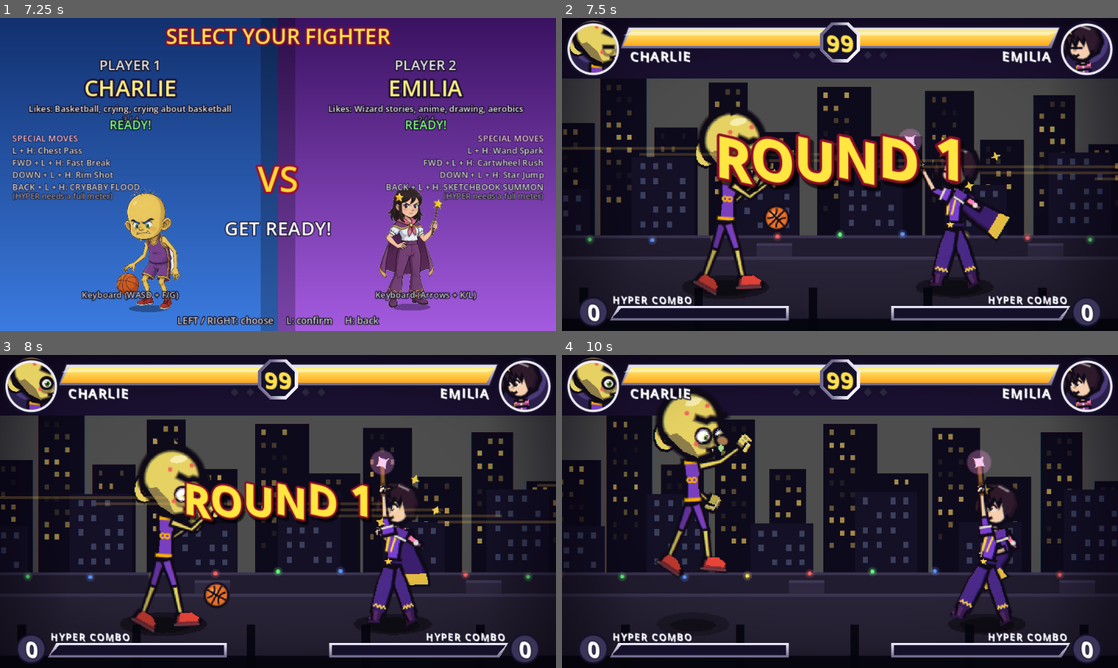
Above: before the commit, frames 1-4 (two rows, left to right).
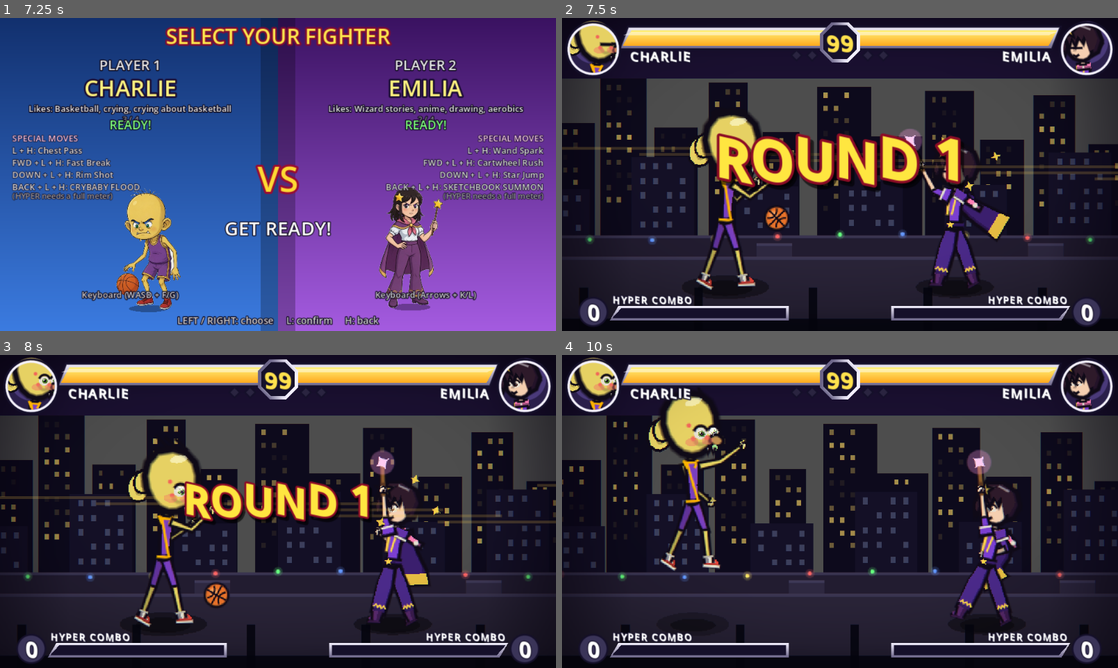
Above: after the commit, the same moments.

Repository: timoteoponce/fighting-game
Game: Godot game, scene res://scenes/main.tscn
Same seed, same stepped clock (60 frames per second), same inputs: the game is played once before the commit and once after it.
Inputs:
- Up to frame 1 (7.25 s): tap Enter at 0.5, 4.35 s; hold W 0.53-2.03 s; tap F at 0.6, 6.6 s; tap G at 1.35 s; hold A 2.03-3.53 s; tap 1 at 2.1 s; tap K at 2.85 s; hold S 3.53-4.28 s; tap L at 3.6 s; hold D 4.28-5.03 s; hold W 5.03-5.78 s; tap Backspace at 5.1 s; hold D from 5.78 s (still down); tap R at 5.85 s
- Up to frame 2 (7.5 s): keep holding D; tap G at 7.35 s
- Up to frame 3 (8 s): keep holding D
- Up to frame 4 (10 s): release D at 8.03 s; hold S 8.03-8.78 s; tap 1 at 8.1 s; hold A 8.78-9.53 s; tap K at 8.85 s; hold W from 9.53 s (still down); tap L at 9.6 s

Frame 1 is identical in both runs. In frame 2, 1.9% of the frame differs, in the area x 1-39%, y 2-89%; in frame 3, 2.3%; in frame 4, 2.8%, in the area x 1-35%, y 2-71%.

Commit message:
Charlie matches his portrait: a real egg, white socks, red sneakers
The in-match Charlie shared the circle head and the wide wedge torso, and he
had no draw_over_legs at all, so the portrait's white ankle socks were simply
missing. Art now held to the painting, feature by feature.

- A true bald egg: a wide round cranium narrowing to a small low chin with no
  jaw, widest just above the eyes. At head_scale 1.9 the difference between that
  and the shared circle is the whole silhouette.
- A narrow torso with a tank top, because a vest on a beanpole should not be
  the shared wide wedge. Gold trim at the neck, both armholes, and a side
  stripe; the ring "00" is gone, the painting has no number on it.
- White ankle socks over the shin, which did not exist before, and red
  sneakers with a white sole slab and laces via the new draw_shoe hook.
- Two snaggletooth instead of one, cheek blush, and the pimples moved off the
  bald dome onto the cheeks and brow where the painting has them.

His ears had to move further out than the old coordinates suggested. They sat
at x -6.5 and -5.0 for the shared circle head, and on a head this wide the
second one reached x -4.3, which is on the cheek in front of the eye. Both now
straddle the silhouette.

Three uses of FighterRenderer.shade() on his skin became warm_shade(): it
lerps toward a purple, and against sallow yellow that reads as olive.

His snaggletooth was fff8cc at luminance 0.961, so it bloomed and lost its ink
edge. It moves to the "white" key. The dome shine keeps pure white — it is a
specular highlight and should sparkle.

The face moves into his file with the shared eye_style vocabulary, so he blinks
and gets X eyes instead of glaring forever, but the heavy black unibrow stays
through every expression because the scowl is the whole character. The mouth
gained dizzy and smug variants.

He alternates limbs on a connected string, and his celebration is that he wins
and immediately starts bawling with both hands up: "Don't cry, it's just a game!"

Diff:
--- a/characters/charlie.gd
+++ b/characters/charlie.gd
@@ -10,7 +10,7 @@
 	id = "charlie"
 	display = "CHARLIE"
 	likes = "Basketball, crying, crying about basketball"
-	win_quote = "I won! ...WAAAAH! These are happy tears!"
+	win_quote = "Don't cry, it's just a game!"
 	gag_items = ["ball", "tissue", "tooth"]
 	taunt_lines = ["NYEH NYEH!", "SWISH!", "CRY ABOUT IT!"]
 	hurt_lines = ["WAAAH!", "MOMMY!", "SNIFF..."]
@@ -22,11 +22,15 @@
 		"sleeve": Color("e6d163"), "forearm": Color("e6d163"), "hands": Color("e6d163"),
 		"pants": Color("7a3fbf"), "legs": Color("e6d163"), "shoes": Color("e8453a"),
 		"eyes": Color("4f7a2a"), "accent": Color("ffb400"), "trim": Color("ffb400"),
+		# "white" is a warm off-white, not Color.WHITE: the post-FX shader blooms
+		# anything above luminance 0.90, and his snaggletooth was fff8cc at 0.961,
+		# so one tooth glowed and lost its ink edge.
+		"white": Color("e6e0d2"),
 	}
 	alt_colors = colors.duplicate()
 	alt_colors.merge({
 		"shirt": Color("2f9e57"), "pants": Color("2f9e57"), "accent": Color("f4f4f4"),
-		"trim": Color("f4f4f4"), "shoes": Color("2a2a2a"),
+		"trim": Color("f4f4f4"), "shoes": Color("2a2a2a"), "white": Color("dcd6c6"),
 	}, true)
 	# The heavyweight trade: slowest walk and lowest jump on the roster, but the
 	# biggest hitboxes and the hardest single hits.
@@ -37,7 +41,7 @@
 	voice_pitch = 290.0  # whiny
 	head_scale = 1.9  # enormous, egg-shaped, bald
 	build = 0.62  # noodle limbs
-	win_prop = "tears"
+	win_prop = "tears_win"
 	intro_prop = "ball"
 	specials_text = [
 		["L + H", "Chest Pass"],
@@ -47,8 +51,10 @@
 	]
 	poses = {
 		"intro": {"arm_f": 70, "elb_f": 60, "arm_b": 30, "elb_b": 90, "lean": 4, "head": 6},
-		"win": {"arm_f": 165, "elb_f": 20, "arm_b": 165, "elb_b": 20, "head": -18, "lean": -5,
-			"leg_f": 30, "leg_b": -30},
+		# Both hands up over his head, bawling. He cries whether he wins or
+		# loses, and the win pose finally admits it.
+		"win": {"arm_f": 168, "elb_f": 18, "arm_b": 172, "elb_b": 14, "head": -20, "lean": -6,
+			"leg_f": 26, "knee_f": 14, "leg_b": -24, "knee_b": 16},
 	}
 	moves = {
 		# Slower than everyone else's light, but those noodle arms reach.
@@ -162,6 +168,43 @@
 	scale_moves()
 
 
+## Connected chain: an odd hit is the authored front limb, an even hit is the
+## other one, so a light-light string reads as a one-two. Specials are left
+## alone: his slam dunk and tantrum already pose both arms.
+func adjust_attack_pose(f: Fighter, m: MoveData, p: Dictionary) -> Dictionary:
+	if m.level > 1 or f.chain % 2 == 1:
+		return p
+	return cross_limbs(p)
+
+
+## A true bald egg, nose to the right: a wide round cranium narrowing to a small
+## low chin, with no jaw at all. The shared circle plus a chin blob passes for a
+## dome but he does have a skull, and at head_scale 1.9 the difference is the
+## whole silhouette. Wide at the top, widest just above the eyes.
+func head_outline() -> PackedVector2Array:
+	return PackedVector2Array([
+		Vector2(-1.0, -13.4), Vector2(4.0, -12.6), Vector2(7.6, -9.6), Vector2(9.4, -5.2),
+		Vector2(9.8, -0.6), Vector2(8.8, 3.8), Vector2(6.6, 6.8), Vector2(3.6, 8.8),
+		Vector2(0.4, 9.4), Vector2(-3.0, 8.4), Vector2(-6.0, 6.0), Vector2(-8.4, 2.2),
+		Vector2(-9.8, -2.4), Vector2(-9.4, -7.2), Vector2(-6.6, -11.6),
+	])
+
+
+## A tank top, so this is *narrower* than the shared wedge, with the shoulder
+## cut in where the straps sit. He is a beanpole, and the wide shared torso was
+## fighting the joke.
+func torso_outline(_r: FighterRenderer, s: Dictionary) -> PackedVector2Array:
+	var up: Vector2 = s["up"]
+	var perp: Vector2 = s["perp"]
+	var hip: Vector2 = s["hip"]
+	var b := build
+	var pts := PackedVector2Array()
+	for f in [[0.0, 4.6], [0.36, 5.0], [0.70, 6.2], [0.90, 6.6], [1.0, 4.6],
+			[1.0, -5.0], [0.88, -6.4], [0.54, -5.2], [0.0, -4.2]]:
+		pts.append(hip + up * FighterRenderer.TORSO * float(f[0]) + perp * float(f[1]) * b)
+	return pts
+
+
 func update_chains(r: FighterRenderer, s: Dictionary) -> void:
 	# Three sad wiry hairs on top of the dome, flopping about.
 	for i in 3:
@@ -174,53 +217,254 @@
 	var hip: Vector2 = s["hip"]
 	var top: Vector2 = hip + up * FighterRenderer.TORSO
 	var trim: Color = r.colors["trim"]
-	# Tank-top trim round the neck and a jersey stripe at the hem.
-	r.draw_line(top + perp * 4.0 - up * 1.5, top - perp * 4.0 - up * 1.5, trim, 2.0, true)
-	r.draw_line(hip + perp * 5.0 + up * 3.0, hip - perp * 5.0 + up * 3.0, trim, 2.0, true)
-	# Jersey number 00, drawn as two rings so it survives the pixel buffer.
-	var mid := hip + up * (FighterRenderer.TORSO * 0.55)
-	for k in [-1.6, 1.6]:
-		r.draw_arc(mid + perp * k, 1.6, 0.0, TAU, 10, trim, 1.0, true)
+	# Tank-top trim: round the neck, and round both armholes the way the
+	# portrait has it. The old version trimmed the neck and put a stripe at the
+	# hem and two ring "00"s, none of which the painting has.
+	r.draw_line(top + perp * 3.4 - up * 1.4, top - perp * 3.4 - up * 1.4, trim, 2.0, true)
+	# Shoulder straps, the giveaway that it is a vest and not a tee.
+	for side in [4.6, -5.0]:
+		r.draw_line(top + perp * side - up * 0.4, top + perp * (side * 0.55) - up * 5.0, trim, 1.6, true)
+	# Gold side stripe down the jersey.
+	r.draw_line(hip + perp * 3.6 + up * 2.0, top - perp * 3.0 - up * 1.0, trim, 1.5, true)
+	# Hem trim.
+	r.draw_line(hip + perp * 4.6 + up * 2.0, hip - perp * 4.2 + up * 2.0, trim, 1.6, true)
+
+
+## The white ankle socks above his red sneakers, which did not exist at all
+## before: he had no draw_over_legs override, so the portrait's socks were
+## simply missing. A band of sock over the shin, then the sneaker below it.
+func draw_over_legs(r: FighterRenderer, s: Dictionary) -> void:
+	var sock: Color = r.colors["white"]
+	for leg in [["knee_f", "foot_f", 1.0], ["knee_b", "foot_b", 0.84]]:
+		var knee: Vector2 = s[leg[0]]
+		var foot: Vector2 = s[leg[1]]
+		var d: Vector2 = foot - knee
+		if d.length() < 1.0:
+			continue
+		var depth: float = float(leg[2])
+		var u := d.normalized()
+		var n := Vector2(-u.y, u.x)
+		# A short ankle sock, not a knee-high: the painting's white stops just
+		# above the sneaker.
+		var top: Vector2 = foot - u * 5.0
+		r.limb(top, foot - u * 1.0, 6.4 * depth, 6.0 * depth, sock)
+		r.draw_line(top - n * (3.2 * depth), top + n * (3.2 * depth), sock.darkened(0.18), 1.1, true)
+
+
+## A red sneaker with a white sole and laces. The shared slipper is not a shoe
+## the portrait would recognise.
+func draw_shoe(r: FighterRenderer, foot: Vector2, fwd: Vector2, col: Color) -> void:
+	if fwd.length_squared() < 0.001:
+		fwd = Vector2.RIGHT
+	fwd = fwd.normalized()
+	var up := Vector2(fwd.y, -fwd.x)
+	# Chunky upper, wider than the shared slipper.
+	r.shaded_poly(PackedVector2Array([
+		foot - fwd * 3.4 + up * 2.4, foot + fwd * 0.4 + up * 3.0, foot + fwd * 4.6 + up * 2.4,
+		foot + fwd * 7.0 - up * 0.4, foot + fwd * 6.6 - up * 1.8, foot - fwd * 3.6 - up * 1.8,
+	]), col, 1.1, 0.82)
+	# White sole slab, which is what makes it a sneaker.
+	r.draw_line(foot - fwd * 3.4 - up * 1.2, foot + fwd * 7.0 - up * 1.2, r.colors["white"], 1.8, true)
+	r.draw_line(foot - fwd * 3.4 - up * 0.2, foot + fwd * 6.8 - up * 0.2, col.darkened(0.24), 0.8, true)
+	# Laces.
+	for li in 3:
+		var lp := foot + fwd * (0.6 + float(li) * 1.5) + up * 1.6
+		r.draw_line(lp - fwd * 0.4, lp + fwd * 0.4, r.colors["white"], 0.7, true)
 
 
 func draw_hair_back(r: FighterRenderer) -> void:
-	# Jug-handle ears, one bigger than the other.
-	for e in [[Vector2(-6.5, 1.5), 4.2], [Vector2(-5.0, 0.5), 3.2]]:
+	# Jug-handle ears, one bigger than the other, on the back edge of the new egg.
+	# These sat on the shared circle at x -6.5 and -5.0, which on a head this wide
+	# put the second one on the cheek in front of the eye; they moved out to -9.4
+	# and -8.2 so both straddle the silhouette instead.
+	for e: Array in [[Vector2(-9.4, 1.6), 4.0], [Vector2(-8.2, -0.4), 3.0]]:
 		var c: Vector2 = e[0]
 		var rr: float = e[1]
-		r.draw_colored_polygon(FighterRenderer.ellipse_pts(c + Vector2(-2.0, 0), rr + 0.9, rr * 1.3 + 0.9, 0.2, 14), FighterRenderer.OUT)
-		r.draw_colored_polygon(FighterRenderer.ellipse_pts(c + Vector2(-2.0, 0), rr, rr * 1.3, 0.2, 14), r.colors["skin"])
-		r.draw_colored_polygon(FighterRenderer.ellipse_pts(c + Vector2(-1.6, 0.3), rr * 0.5, rr * 0.8, 0.2, 10), FighterRenderer.shade(r.colors["skin"]))
+		r.draw_colored_polygon(FighterRenderer.ellipse_pts(c + Vector2(-1.6, 0), rr + 0.9, rr * 1.3 + 0.9, 0.2, 14), FighterRenderer.OUT)
+		r.draw_colored_polygon(FighterRenderer.ellipse_pts(c + Vector2(-1.6, 0), rr, rr * 1.3, 0.2, 14), r.colors["skin"])
+		r.draw_colored_polygon(FighterRenderer.ellipse_pts(c + Vector2(-1.2, 0.3), rr * 0.5, rr * 0.8, 0.2, 10), warm_shade(r.colors["skin"], 0.18))
+
+
+## Eye centres in head space, nose to the right, low on the big egg.
+func eye_spots() -> Array:
+	return [Vector2(3.8, 1.4), Vector2(8.4, 1.0)]
 
 
 func draw_face(r: FighterRenderer) -> void:
 	var skin: Color = r.colors["skin"]
 	var ink := FighterRenderer.OUT
-	# Eye bags first, so the eyes sit in them. The brow itself is drawn with the eyes.
-	for spot in r.eye_spots():
-		var e: Vector2 = spot
-		r.draw_arc(e + Vector2(0, 1.6), 2.4, 0.15, PI - 0.15, 8, FighterRenderer.shade(skin), 1.25, true)
-	r.face(r.colors["eyes"])
-	# A big lumpy nose, drooping over the mouth.
-	var nose := FighterRenderer.ellipse_pts(Vector2(11.6, 4.2), 2.6, 2.1, 0.3, 12)
-	r.draw_colored_polygon(nose, FighterRenderer.shade(skin).lerp(Color(0.9, 0.45, 0.35), 0.3))
+	# Eye bags first, so the eyes sit in them.
+	for spot: Vector2 in eye_spots():
+		r.draw_arc(spot + Vector2(0, 1.6), 2.4, 0.15, PI - 0.15, 8, warm_shade(skin, 0.16), 1.25, true)
+	_eyes(r)
+	# A big lumpy nose, drooping over the mouth, with the old shade() swapped for
+	# the warm one — purple toward his sallow yellow read as olive.
+	var nose := FighterRenderer.ellipse_pts(Vector2(9.4, 4.0), 2.5, 2.0, 0.3, 12)
+	r.draw_colored_polygon(nose, warm_shade(skin, 0.2).lerp(Color(0.9, 0.45, 0.35), 0.3))
 	r.draw_polyline(Stage._closed(nose), ink, 1.0, true)
 	# The sniffle: a drip that swells and drops, over and over.
 	var drip := fmod(r.t * 0.04, 1.0)
-	r.draw_colored_polygon(FighterRenderer.ellipse_pts(Vector2(11.0, 6.5 + drip * 2.0), 0.9, 1.0 + drip * 1.2), Color(0.7, 0.95, 0.6, 0.9))
-	# Snaggletooth poking out over the lip.
-	r.draw_colored_polygon(PackedVector2Array([Vector2(7.2, 7.0), Vector2(8.6, 7.0), Vector2(8.2, 9.2)]), Color(1, 0.97, 0.8))
-	r.draw_polyline(PackedVector2Array([Vector2(7.2, 7.0), Vector2(8.2, 9.2), Vector2(8.6, 7.0)]), ink, 0.7, true)
-	# Pimples.
-	for pp in [Vector2(2.0, 5.2), Vector2(-1.0, -6.0), Vector2(6.5, -8.5)]:
+	r.draw_colored_polygon(FighterRenderer.ellipse_pts(Vector2(8.8, 6.2 + drip * 2.0), 0.9, 1.0 + drip * 1.2), Color(0.7, 0.95, 0.6, 0.9))
+	_tooth(r)
+	# Pimples on the cheeks and brow, not scattered over the bald dome where the
+	# old coordinates used to put them.
+	for pp: Vector2 in [Vector2(1.0, 3.2), Vector2(-0.4, -1.6), Vector2(6.0, 3.0)]:
 		r.draw_circle(pp, 0.8, Color(0.95, 0.4, 0.35), true, -1.0, true)
+	# Cheek blush, which the portrait has and he did not.
+	var blush := Color(0.95, 0.45, 0.4, 0.45)
+	r.draw_colored_polygon(FighterRenderer.ellipse_pts(Vector2(0.6, 4.4), 2.4, 1.5), blush)
+	r.draw_colored_polygon(FighterRenderer.ellipse_pts(Vector2(6.2, 4.0), 2.2, 1.4), blush)
 	# He likes crying. When it goes badly, the taps open.
 	if r.expr in ["hurt", "ko", "shock", "dizzy"] or r.prop == "tears":
-		for spot in r.eye_spots():
-			var e: Vector2 = spot
-			var k := fmod(r.t * 0.12 + e.x, 1.0)
-			r.draw_line(e, e + Vector2(-0.6, 6.0), Color(0.55, 0.8, 1.0, 0.85), 1.4, true)
-			r.draw_colored_polygon(FighterRenderer.ellipse_pts(e + Vector2(-0.6, 3.0 + k * 5.0), 0.9, 1.3), Color(0.6, 0.85, 1.0))
+		for spot: Vector2 in eye_spots():
+			var k := fmod(r.t * 0.12 + spot.x, 1.0)
+			r.draw_line(spot, spot + Vector2(-0.6, 6.0), Color(0.55, 0.8, 1.0, 0.85), 1.4, true)
+			r.draw_colored_polygon(FighterRenderer.ellipse_pts(spot + Vector2(-0.6, 3.0 + k * 5.0), 0.9, 1.3), Color(0.6, 0.85, 1.0))
+
+
+## Two snaggletooth pointing up over the lower lip, the way the portrait has
+## them. He had one before, which is a detail the painting never agreed to.
+func _tooth(r: FighterRenderer) -> void:
+	var ink := FighterRenderer.OUT
+	var tooth: Color = r.colors["white"]
+	if r.expr == "ko" or r.expr == "dizzy":
+		return
+	for tx: float in [5.6, 7.6]:
+		r.draw_colored_polygon(PackedVector2Array([
+			Vector2(tx, 6.8), Vector2(tx + 1.3, 6.8), Vector2(tx + 0.65, 8.7),
+		]), tooth)
+		r.draw_polyline(PackedVector2Array([Vector2(tx, 6.8), Vector2(tx + 0.65, 8.7), Vector2(tx + 1.3, 6.8)]), ink, 0.7, true)
+
+
+## His eyes: small and green under the unibrow, but carrying the whole
+## expression vocabulary through eye_style. Without that he would stand through a
+## match with a permanent stare.
+func _eyes(r: FighterRenderer) -> void:
+	var spots: Array[Vector2] = [Vector2(3.8, 1.4), Vector2(8.4, 1.0)]
+	var ink := FighterRenderer.OUT
+	var sclera: Color = r.colors["white"]
+	var style := eye_style(r.expr, r.t)
+	var pop := 1.0 + 0.6 * (float(r.eye_pop) / 9.0)
+	var g := Vector2.ZERO if r.expr in ["ko", "dizzy", "hurt"] else r.gaze.limit_length(1.0)
+	for i in 2:
+		var e: Vector2 = spots[i]
+		var near := 0.8 if i == 1 else 1.0
+		if style == "happy":
+			r.draw_arc(e + Vector2(0, 0.8), 2.0 * near, PI, TAU, 8, ink, 1.5, true)
+			continue
+		if style == "ko":
+			var rad := 2.0 * near
+			r.draw_line(e + Vector2(-rad, -rad * 0.8), e + Vector2(rad, rad * 0.8), ink, 1.6, true)
+			r.draw_line(e + Vector2(rad, -rad * 0.8), e + Vector2(-rad, rad * 0.8), ink, 1.6, true)
+			continue
+		if style == "dizzy":
+			r.draw_colored_polygon(FighterRenderer.ellipse_pts(e, 2.0 * near, 1.7 * near, 0.0, 10), sclera)
+			r.draw_arc(e, 2.0 * near, 0.0, TAU, 10, ink, 0.9, true)
+			r.draw_circle(e + Vector2.from_angle(r.t * 0.15 + float(i)) * 0.7 * near, 0.55, ink)
+			continue
+		var sc := near * pop
+		if style == "blink":
+			r.draw_line(e + Vector2(-2.4 * sc, 0.3), e + Vector2(2.3 * sc, 0.15), ink, 1.3, true)
+			continue
+		# Small, but big enough that the green iris survives the unibrow above it.
+		var squint := 1.0
+		var pupil := 0.32
+		match r.expr:
+			"attack":
+				squint = 0.6
+			"hurt":
+				squint = 0.55
+				pupil = 0.2
+			"shock":
+				squint = 1.15
+				pupil = 0.18
+			"smug":
+				squint = 0.45 if i == 1 else 0.7
+		var ry := maxf(0.9, 2.1 * sc * clampf(squint, 0.4, 1.15))
+		var rx := 2.6 * sc
+		r.draw_colored_polygon(FighterRenderer.ellipse_pts(e, rx, ry, 0.0, 10), sclera)
+		var ir := minf(rx * 0.5, ry * 0.95)
+		var ic := e + g * rx * 0.16
+		r.draw_colored_polygon(FighterRenderer.ellipse_pts(ic, ir, ir * 0.9, 0.0, 8), r.colors["eyes"])
+		r.draw_circle(ic + g * 0.1, maxf(0.4, ir * pupil * 1.3), ink)
+		r.draw_circle(ic + Vector2(-ir * 0.34, -ir * 0.36), 0.28, Color.WHITE)
+		r.draw_arc(e + Vector2(0, -ry * 0.15), rx * 0.94, PI + 0.35, TAU - 0.35, 8, ink, 0.9, true)
+
+
+## The heavy black unibrow. The scowl is the whole character, so it stays
+## through every expression, but it lifts and drops rather than sitting frozen.
+func _brows(r: FighterRenderer) -> void:
+	var a: Vector2 = eye_spots()[0]
+	var b: Vector2 = eye_spots()[1]
+	var lift := -6.0
+	var tilt := 0.7
+	match r.expr:
+		"attack", "smug":
+			tilt = 1.4
+		"hurt", "shock":
+			lift = -7.0
+			tilt = -0.4
+		"ko", "dizzy":
+			lift = -7.2
+			tilt = -0.6
+		"win", "happy":
+			lift = -5.4
+			tilt = 0.0
+	r.draw_polyline(PackedVector2Array([
+		a + Vector2(-2.6, lift + tilt), a + Vector2(1.0, lift),
+		(a + b) * 0.5 + Vector2(0, lift - 0.5),
+		b + Vector2(-0.4, lift), b + Vector2(2.6, lift + tilt),
+	]), FighterRenderer.OUT, 2.2, true)
+
+
+## The mouth. A small scowl, a cry on the losing expressions, and a squiggle
+## when dizzy so it is not frozen in one shape all match.
+func _mouth(r: FighterRenderer) -> void:
+	var m := Vector2(5.2, 4.4)
+	var ink := Color(0.45, 0.16, 0.10)
+	if r.expr == "dizzy":
+		var w := PackedVector2Array()
+		for wi in 5:
+			w.append(m + Vector2(-2.0 + float(wi) * 1.0, 0.4 + (0.7 if wi % 2 == 0 else -0.7)))
+		r.draw_polyline(w, ink, 1.1, true)
+		return
+	if r.expr == "hurt" or r.expr == "ko":
+		r.draw_colored_polygon(FighterRenderer.ellipse_pts(m + Vector2(0, 0.6), 1.4, 1.9, 0.0, 10), ink)
+		return
+	if r.expr == "happy" or r.expr == "win":
+		r.draw_arc(m + Vector2(0.1, -0.4), 2.1, 0.2, PI - 0.2, 8, ink, 1.3, true)
+		return
+	if r.expr == "smug":
+		r.draw_line(m + Vector2(-1.5, 0.3), m + Vector2(1.6, -0.5), ink, 1.1, true)
+		return
+	# Rest: the scowl, and it deepens when he is going for it.
+	var drop := 1.2 if r.expr == "attack" else 0.0
+	r.draw_line(m + Vector2(-2.2, -0.2), m + Vector2(0, 0.6 + drop), FighterRenderer.OUT, 1.4, true)
+	r.draw_line(m + Vector2(0, 0.6 + drop), m + Vector2(2.2, -0.4), FighterRenderer.OUT, 1.4, true)
+
+
+## His long noodle-arm fist, with knuckles.
+func draw_hand(r: FighterRenderer, p: Vector2, col: Color, d: Vector2, _front: bool, open: bool) -> void:
+	if open:
+		r.open_hand(p, col, d)
+	else:
+		_fist(r, p, col, d)
+
+
+func _fist(r: FighterRenderer, p: Vector2, col: Color, d: Vector2) -> void:
+	if d.length_squared() < 0.001:
+		d = Vector2.DOWN
+	d = d.normalized()
+	var n := Vector2(-d.y, d.x)
+	var sh := FighterRenderer.shade(col)
+	r.shaded_poly(PackedVector2Array([
+		p - n * 2.4 - d * 0.8, p + n * 2.4 - d * 0.8, p + n * 2.2 + d * 1.5,
+		p + n * 1.4 + d * 3.1, p - n * 1.4 + d * 3.1, p - n * 2.2 + d * 1.5,
+	]), col, 1.0, 0.82)
+	for k: float in [-1.4, -0.5, 0.5, 1.4]:
+		r.draw_line(p + n * k + d * 1.5, p + n * k + d * 2.9, sh, 0.55, true)
+	r.part(p + n * 1.9 - d * 0.2, p + n * 0.4 + d * 2.3, 1.4, 1.2, col)
+	r.draw_line(p - n * 2.0 + d * 1.5, p + n * 2.0 + d * 1.5, FighterRenderer.hl(col), 0.5, true)
 
 
 func draw_hair_front(r: FighterRenderer) -> void:
@@ -243,12 +487,22 @@
 			_basketball(r, Vector2(hand.x + 4.0, lerpf(floor_y - 7.0, hand.y + 6.0, k)), 7.0, r.t * 0.2)
 		"tears":
 			# Two fountains of tears arcing out of his eyes.
-			for e in [Vector2(4.8, 2.0), Vector2(10.7, 1.6)]:
+			for e: Vector2 in eye_spots():
 				var src := FighterRenderer.head_point(s, e)
 				for j in 6:
 					var k := fmod(r.t * 0.08 + j / 6.0, 1.0)
 					var p := src + Vector2(k * 46.0 * (1.0 if e.x > 6.0 else -0.6), -14.0 * sin(k * PI) + k * 30.0)
 					r.draw_colored_polygon(FighterRenderer.ellipse_pts(p, 2.2 - k, 2.8 - k), Color(0.6, 0.85, 1.0, 1.0 - k * 0.6))
+		"tears_win":
+			# His celebration: he wins and immediately starts bawling, hands up,
+			# tears streaming. He cried about basketball either way, so winning
+			# does not surprise him in the slightest.
+			for e: Vector2 in eye_spots():
+				var src := FighterRenderer.head_point(s, e)
+				for j in 7:
+					var k := fmod(r.t * 0.10 + j / 7.0, 1.0)
+					var p := src + Vector2(k * 30.0 * (1.0 if e.x > 6.0 else -0.7), -10.0 * sin(k * PI) + k * 44.0)
+					r.draw_colored_polygon(FighterRenderer.ellipse_pts(p, 2.0 - k * 0.8, 2.6 - k), Color(0.6, 0.85, 1.0, 0.95 - k * 0.5))
 
 
 ## Orange ball with black seams. Static so the projectile can share it.
